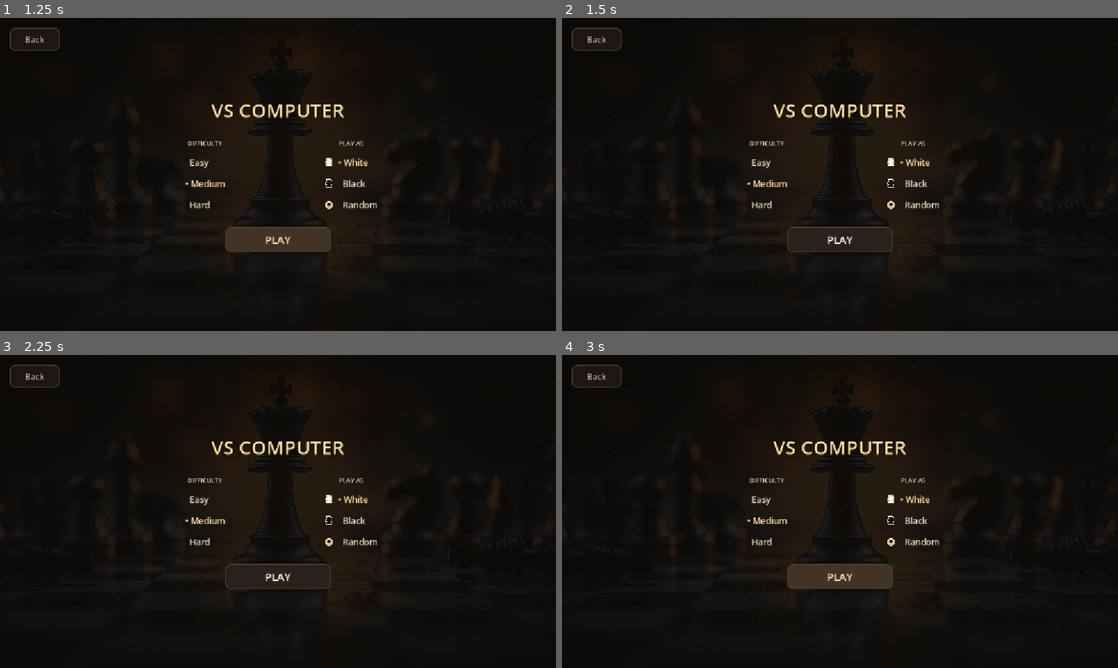
Above: before the commit, frames 1-4 (two rows, left to right).
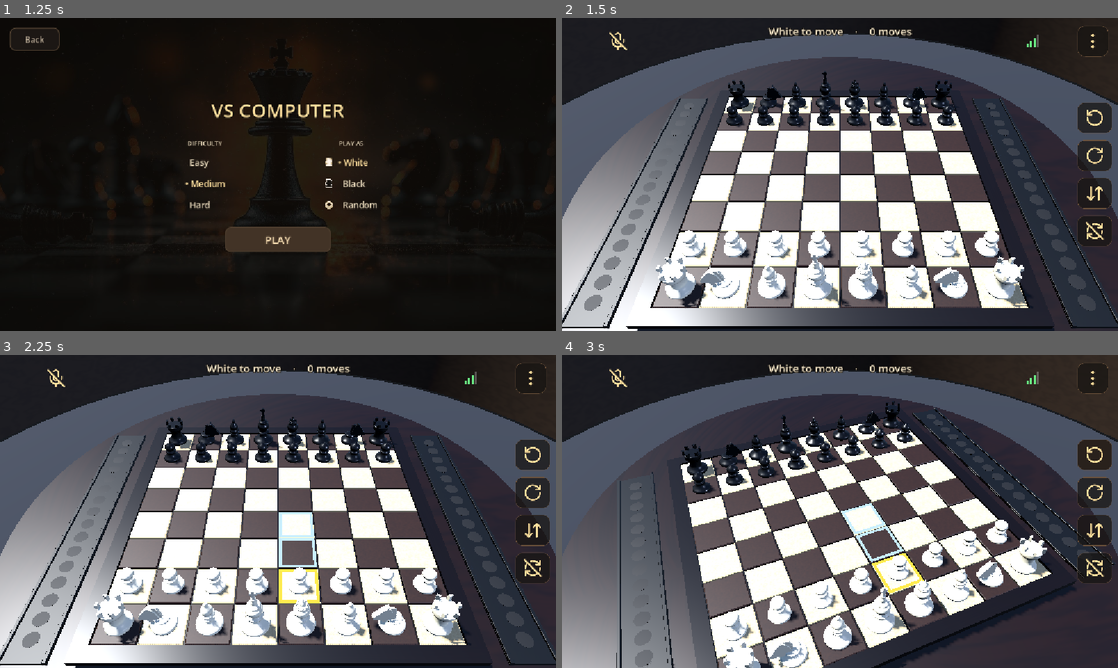
Above: after the commit, the same moments.

Repository: shedrackgodstime/chess-relay
Game: Godot game, scene res://home.tscn
Same seed, same stepped clock (60 frames per second), same inputs: the game is played once before the commit and once after it.
Inputs (mouse positions are in pixels of both pictures, inside the frame that each line leads up to):
- Up to frame 1 (1.25 s): click "Vs computer" at 0.5 s
- Up to frame 2 (1.5 s): click "PLAY" at 1.25 s
- Up to frame 3 (2.25 s): click (278, 577) at 2 s, where only the run before the commit has a clickable "PLAY"
- Up to frame 4 (3 s): click (1095, 455) at 2.77 s

Frame 1 is identical in both runs. In frame 2, 88% of the frame differs, in the area x 0-100%, y 0-100%; in frame 3, 88%; in frame 4, 91%.

Commit message:
Connect the play button, which was never connected to anything
PLAY was wired up correctly last commit and still went nowhere, because the button was
built and then never attached to the handler. Two separate mistakes that looked like one.

The reason it was missed is worse than the bug. The test called start() directly rather
than pressing the button, so it passed against a button that could not possibly work.
Testing the thing a player touches is the only test that catches this; the rest check
code the player never reaches.

Also audited every button in the UI for the same shape. This was the only one.

Diff:
--- a/tools/test_lobby.gd
+++ b/tools/test_lobby.gd
@@ -348,6 +348,13 @@
 	# PLAY has to go somewhere. It used to emit a signal nothing in the game listened
 	# to, so the screen could look finished and still lead nowhere.
 	_check("play leads to the game", ResourceLoader.exists("res://main.tscn"), "")
+	# Pressing the button is not the same as calling start(). This called start(),
+	# which is why the button being wired to nothing went unnoticed.
+	var pressed := {"count": 0}
+	lobby.start_button.pressed.connect(func() -> void: pressed["count"] += 1)
+	_check("the play button is connected to something",
+		(lobby.start_button.pressed.get_connections() as Array).size() > 0,
+		"connections=%d" % (lobby.start_button.pressed.get_connections() as Array).size())
 	_check("and resolves the side before the board is built for it",
 		MatchConfig.resolve_side(_seeded(1)) in [BoardState.LIGHT, BoardState.DARK],
 		"")
--- a/ui/lobby_screen.gd
+++ b/ui/lobby_screen.gd
@@ -59,6 +59,7 @@
 	# the screen that does something rather than choosing something.
 	start_button.add_theme_stylebox_override("normal", ScreenStyle.button_box(
 		ScreenStyle.PANEL_PRESSED))
+	start_button.pressed.connect(_on_play)
 
 
 func _groups() -> void:
